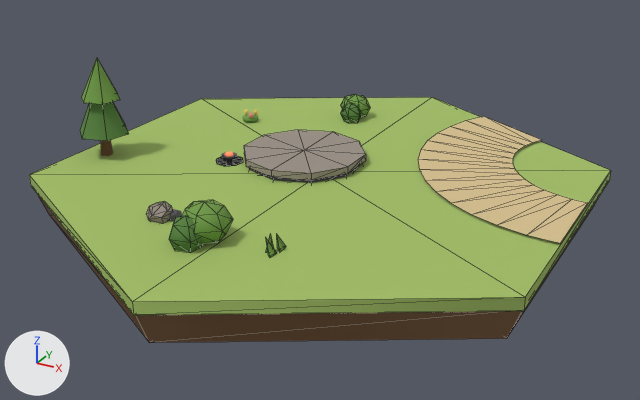
Renders of the glTF model assets/tiles/tile_emberBend.glb from each side of a commit.
The view is the same before and after, from a 50 mm camera at (1.361, -2.488, 1.14) aimed at (0.031, -0.069, -0.07). Every picture has the same lights, and +X, +Y and +Z are marked at lower left. The older version comes first. Mesh edges are drawn as thin lines on the coarser meshes. Where no turn or scale is listed for an object, it has been applied to the vertices.

The scene before the commit, as lines of its bpy script (objects in view):
```python
me_mesh_0 = bpy.data.meshes.new('Mesh_0')
me_mesh_0.from_pydata(...)  # 16 vertices, 24 faces; spans x -0.87..0.87, y -1.0..1.0, z -0.02..0.02
me_mesh_0.materials.append(mat_grass_meadow)  # green #a3bf66
me_mesh_2 = bpy.data.meshes.new('Mesh_2')
me_mesh_2.from_pydata(...)  # 30 vertices, 28 faces; spans x -0.663..0.0, y -0.665..0.333, z 0.0
me_mesh_2.materials.append(mat_road_dirt)  # beige #d8c290
me_mesh_3 = bpy.data.meshes.new('Mesh_3')
me_mesh_3.from_pydata(...)  # 24 vertices, 40 faces; spans x -0.209..0.209, y -0.22..0.22, z -0.013..0.013
me_mesh_3.materials.append(mat_stone)  # grey #9a9086
ob_ground = bpy.data.objects.new('ground', me_mesh_0)
ob_ground.location = (0.0, 0.0, -0.02)
ob_road_curve = bpy.data.objects.new('road_curve', me_mesh_2)
ob_road_curve.location = (0.866, 0.5, 0.008)
ob_tower_slot_1_plate = bpy.data.objects.new('tower_slot_1_plate', me_mesh_3)
ob_tower_slot_1_plate.location = (-0.11, 0.07, 0.027)
# also in view: 'deco_tree_3_crown' at (-0.77, -0.218, 0.189); 'deco_bush_5_a' at (-0.042, -0.619, 0.057); 'deco_tree_3_crown_b' at (-0.77, -0.218, 0.283); 'deco_bush_5_b' at (-0.068, -0.679, 0.04); 'ground_soil' at (0.0, 0.0, -0.095)
```
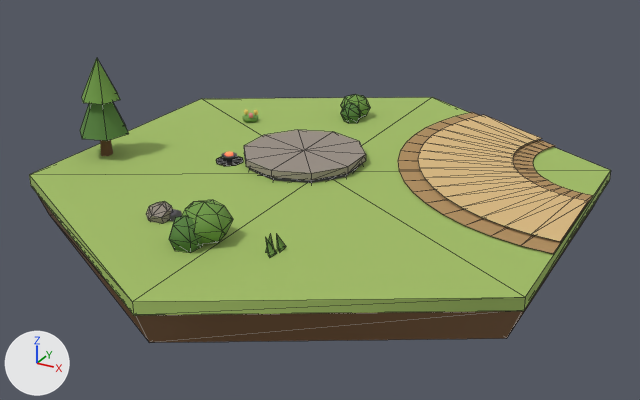
Changed parts and their boxes (x1, y1, x2, y2) in the pictures (640 x 400 px):
'road_curve', deleted (beige)
    before: (418, 116, 588, 243)
'road_surface_0', added (beige)
    after: (418, 115, 588, 241)
'road_verge_0', added (brown)
    after: (398, 112, 593, 254)

Edits to the bpy script that builds the scene:
```text
Add mat_road:
    mat_road = principled_material('road')
    mat_road.base_color = (0.716, 0.497, 0.223)  # beige #dcbb82
    mat_road.roughness = 0.9
Add mat_road_verge:
    mat_road_verge = principled_material('road_verge')
    mat_road_verge.base_color = (0.44, 0.27, 0.109)  # brown #b18e5d
    mat_road_verge.roughness = 0.9
Add me_mesh_3_1:
    me_mesh_3_1.from_pydata(...)  # 34 vertices, 32 faces; spans x -0.665..0.0, y -0.665..0.333, z 0.0
    me_mesh_3_1.materials.append(mat_road)  # beige #dcbb82
Add me_mesh_2_1:
    me_mesh_2_1.from_pydata(...)  # 34 vertices, 32 faces; spans x -0.735..0.0, y -0.735..0.368, z 0.0
    me_mesh_2_1.materials.append(mat_road_verge)  # brown #b18e5d
Remove ob_road_curve:
    ob_road_curve = bpy.data.objects.new('road_curve', me_mesh_2)
    ob_road_curve.location = (0.866, 0.5, 0.008)
Add ob_road_surface_0:
    ob_road_surface_0 = bpy.data.objects.new('road_surface_0', me_mesh_3_1)
    ob_road_surface_0.location = (0.866, 0.5, 0.014)
Add ob_road_verge_0:
    ob_road_verge_0 = bpy.data.objects.new('road_verge_0', me_mesh_2_1)
    ob_road_verge_0.location = (0.866, 0.5, 0.006)
```
